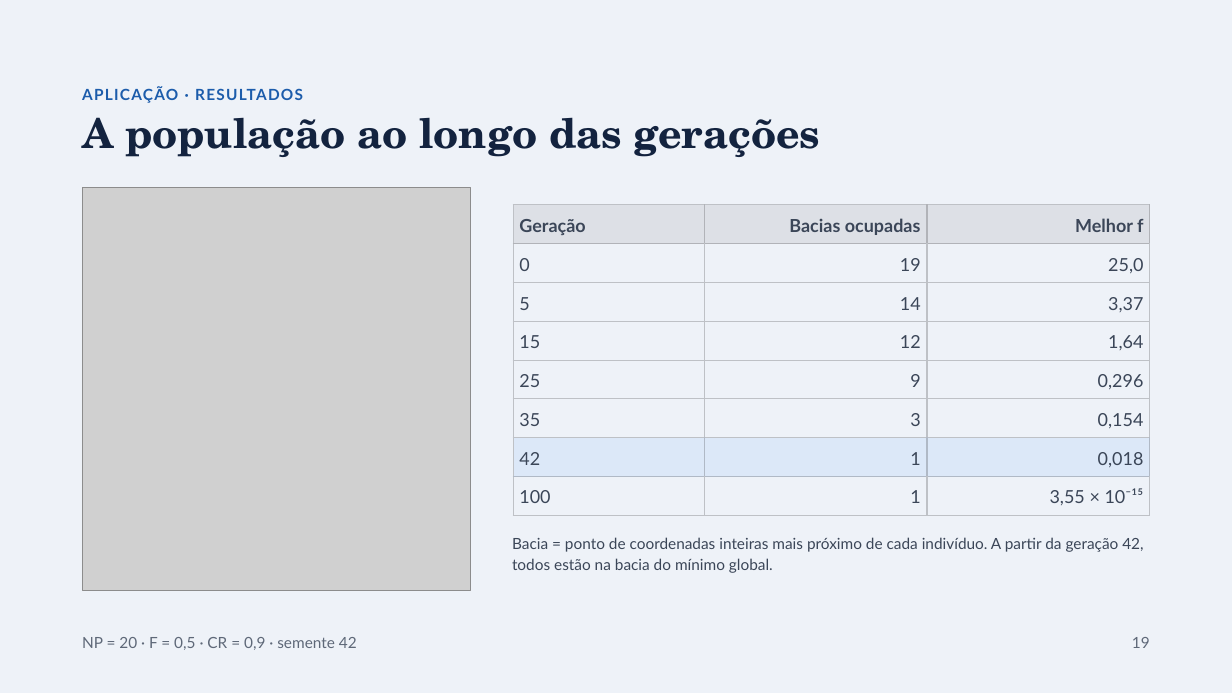
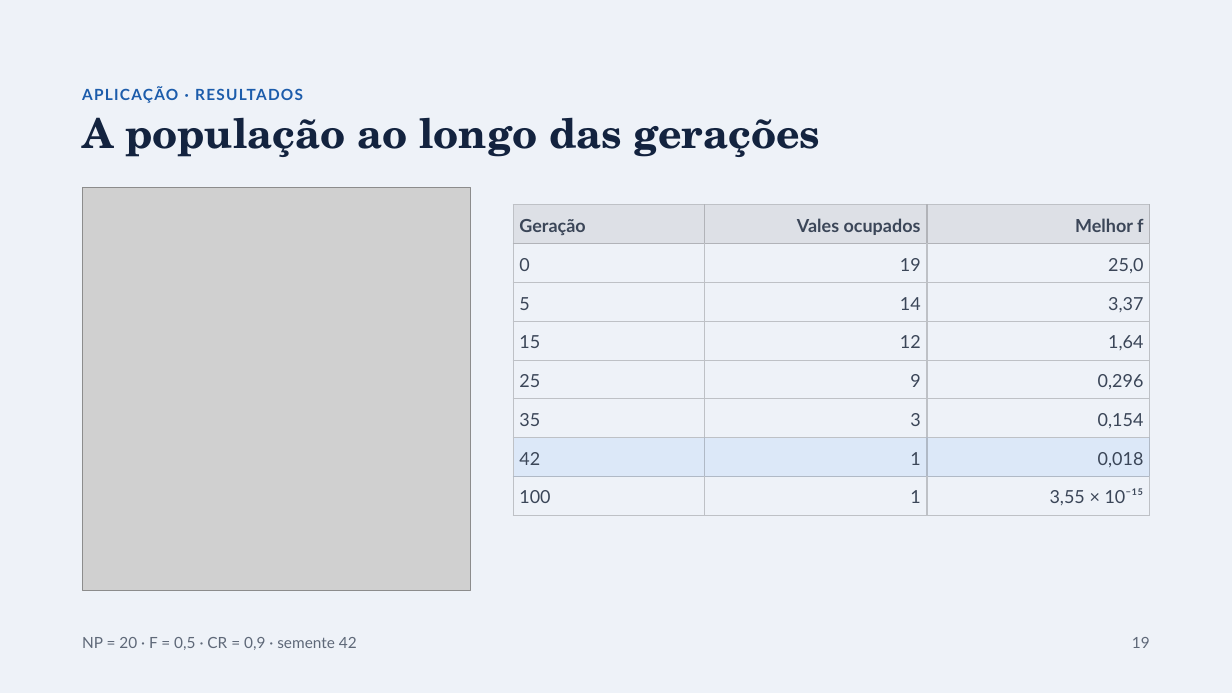
Before and after one commit to falconeee/opt-meta-heuristicas, a slide deck: slide 17 of Seminario/slides/Uma_introducao_a_Evolucao_Diferencial.pptx (slide 19 before the commit). Drawn at 1232x693 pixels with LibreOffice and Linux fonts; fonts in the diff are those of the drawing; grey boxes stand for pictures. Boxes give left, top, right and bottom in pixels: in the first picture for what was removed or moved away, otherwise in the second. Text is boxed around its words. In the diff, an @@ line names an element or a change of style, - is before the commit and + after.

```diff
--- a/Seminario/slides/Uma_introducao_a_Evolucao_Diferencial.pptx
+++ b/Seminario/slides/Uma_introducao_a_Evolucao_Diferencial.pptx
@@ table at (513,205,1150,516) @@
-row 1, column 2: Bacias ocupadas
+row 1, column 2: Vales ocupados
@@ text removed at (512,537,1143,573) @@
-Bacia = ponto de coordenadas inteiras mais próximo de cada indivíduo. A partir da geração 42, todos estão na bacia do mínimo global.
```
Also in this commit, not shown: 13 other slides changed, 1 slide added, 4 slides removed, 19 other files.
